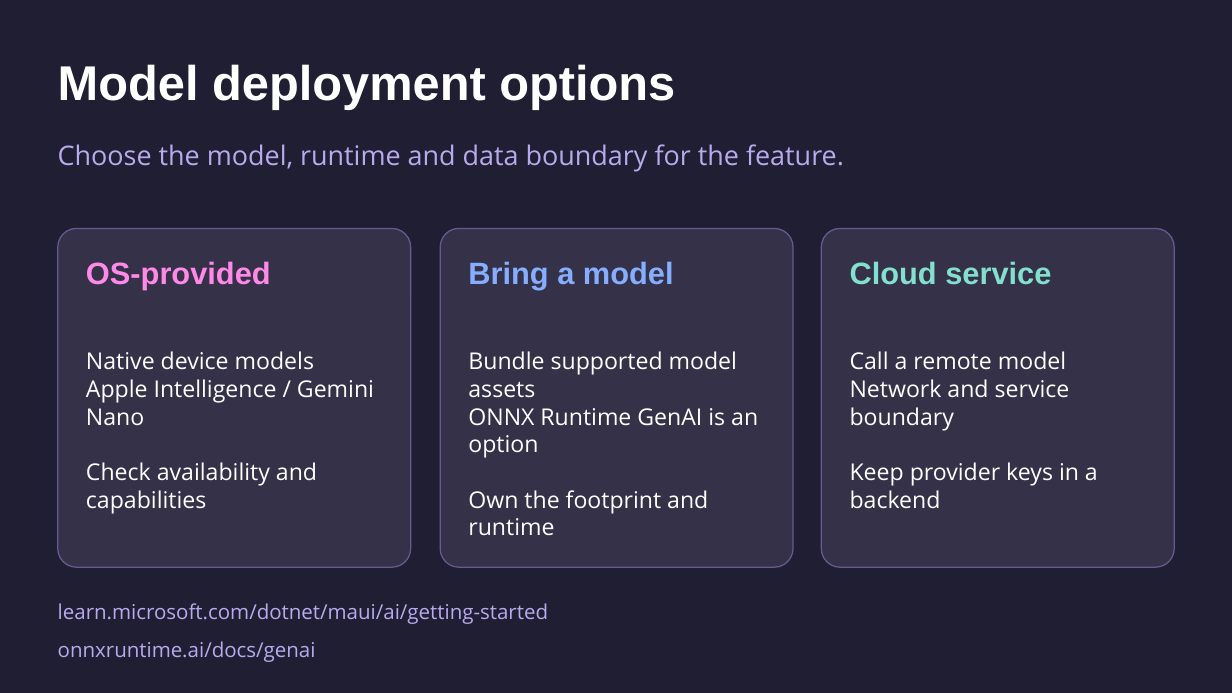
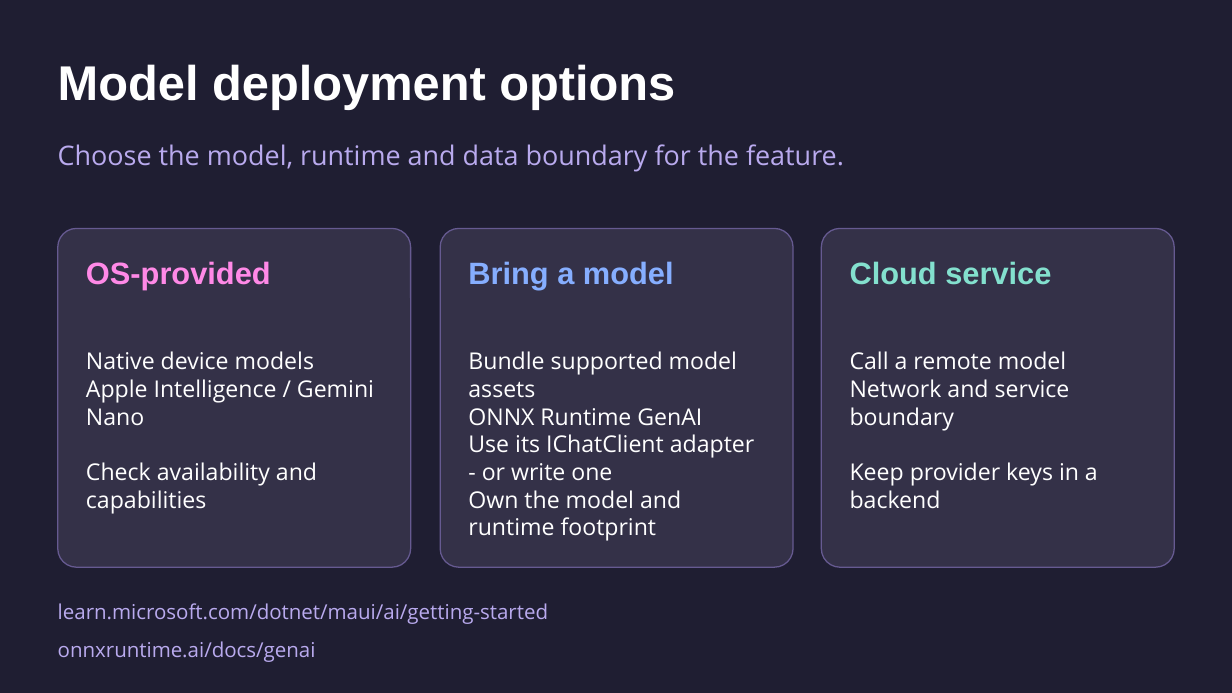
Before and after one commit to mattleibow/dotnetconf2026, a slide deck: slide 15 of slides.pptx. Drawn at 1232x693 pixels with LibreOffice and Linux fonts; fonts in the diff are those of the drawing. Boxes give left, top, right and bottom in pixels: in the first picture for what was removed or moved away, otherwise in the second. Text is boxed around its words. In the diff, an @@ line names an element or a change of style, - is before the commit and + after.

```diff
--- a/slides.pptx
+++ b/slides.pptx
@@ text at (468, 408, 755, 541): text changed @@
-ONNX Runtime GenAI is an option
-Own the footprint and runtime
+ONNX Runtime GenAI
+Use its IChatClient adapter - or write one
+Own the model and runtime footprint
```
Also in this commit, not shown: 2 other slides changed, 2 slides added, 1 slide removed.
